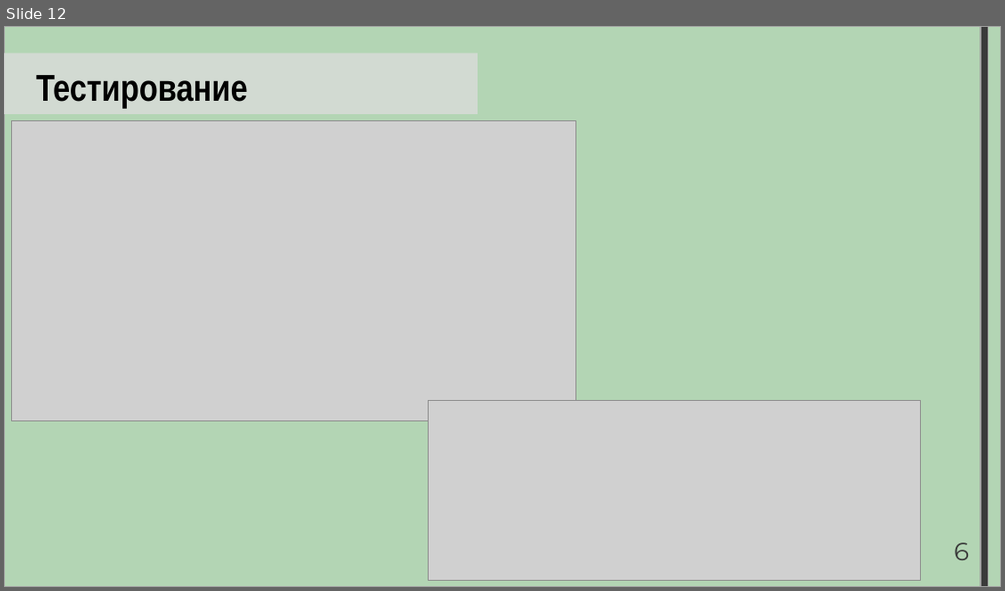
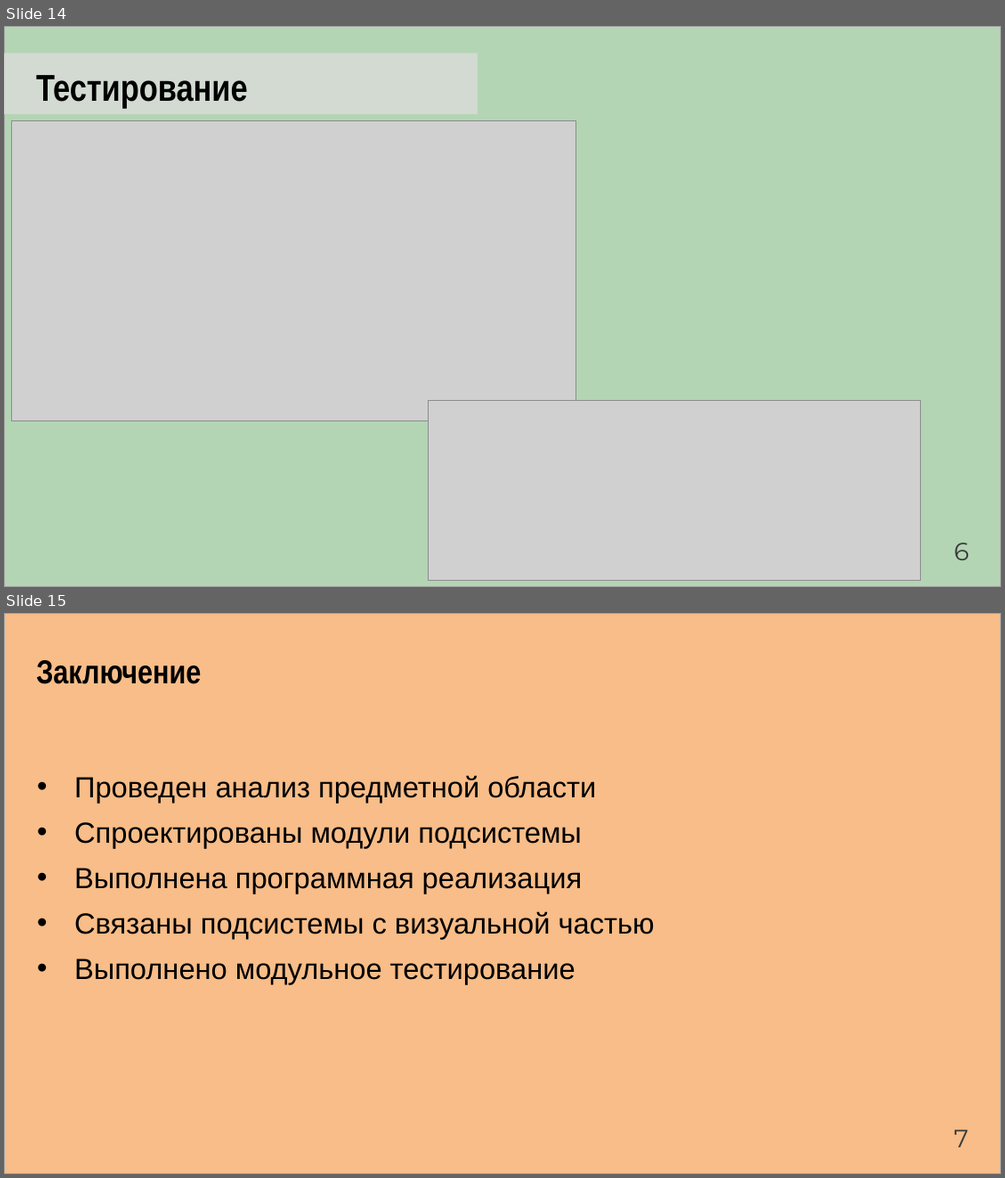
Before and after one commit to Artemor31/Files, a slide deck: Готовые части/NormPreza.pptx. Shown one above the other, each under a label of ours: slide 12 before the commit, slides 14 and 15 after it. The pictures are 1005x591 and 1005x1178 pixels, drawn with LibreOffice and Linux fonts; fonts in the diff are those of the drawing; grey boxes stand for pictures. Boxes give left, top, right and bottom in pixels: in the first picture for what was removed or moved away, otherwise in the second. Text is boxed around its words. In the diff, an @@ line names an element or a change of style, - is before the commit and + after.

```diff
--- a/Готовые части/NormPreza.pptx
+++ b/Готовые части/NormPreza.pptx
@@ slide 15 added at (4, 613, 1001, 1174), background #FFFFFF @@
@@ rectangle added at (4, 613, 1001, 1174), fill #F8BD88, outline #A3A3A3 1 pt @@
@@ text added at (36, 660, 201, 684), 32 pt, text #000000, bold @@
+Заключение
@@ text added at (74, 775, 655, 984), 28 pt, text #000000 @@
+• Проведен анализ предметной области
+• Спроектированы модули подсистемы
+• Выполнена программная реализация
+• Связаны подсистемы с визуальной частью
+• Выполнено модульное тестирование
@@ text added at (954, 1129, 968, 1147), 24 pt, text #3A3A3A @@
+7
@@ what was slide 12 is now slide 14 @@
@@ slide 14 changed as well @@
@@ rectangle removed at (980, 26, 988, 587) @@
```
Also in this commit, not shown: 11 other slides changed, 3 other slides added, 1 slide removed.
